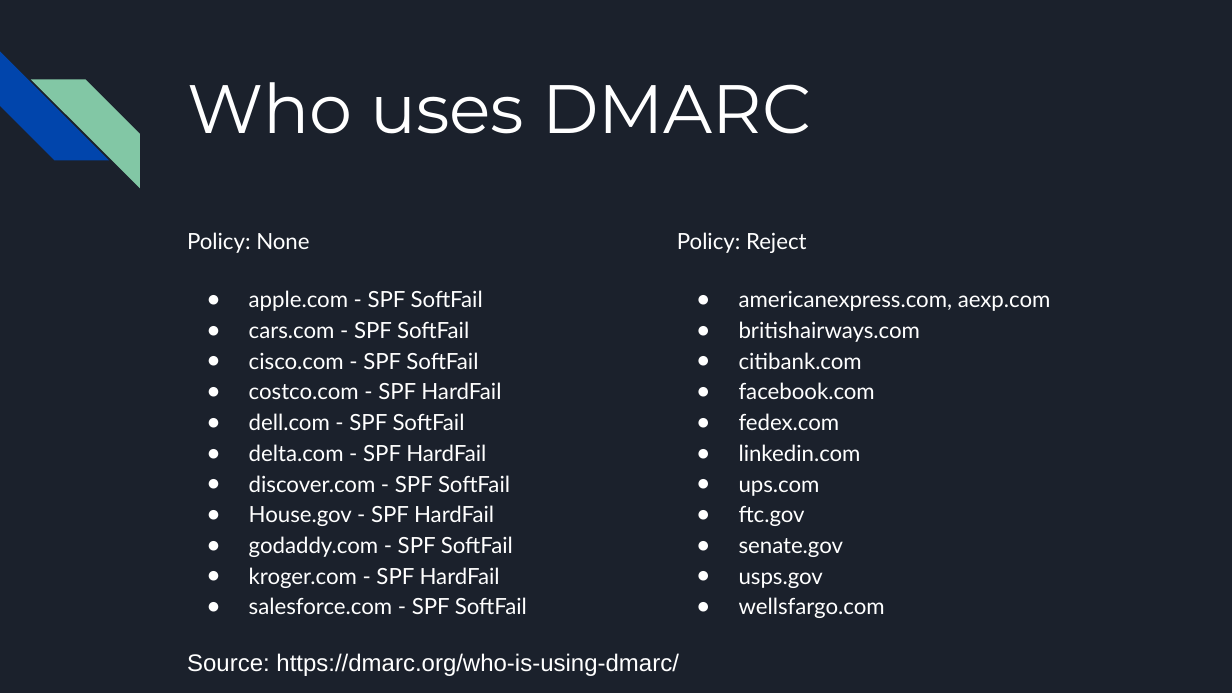
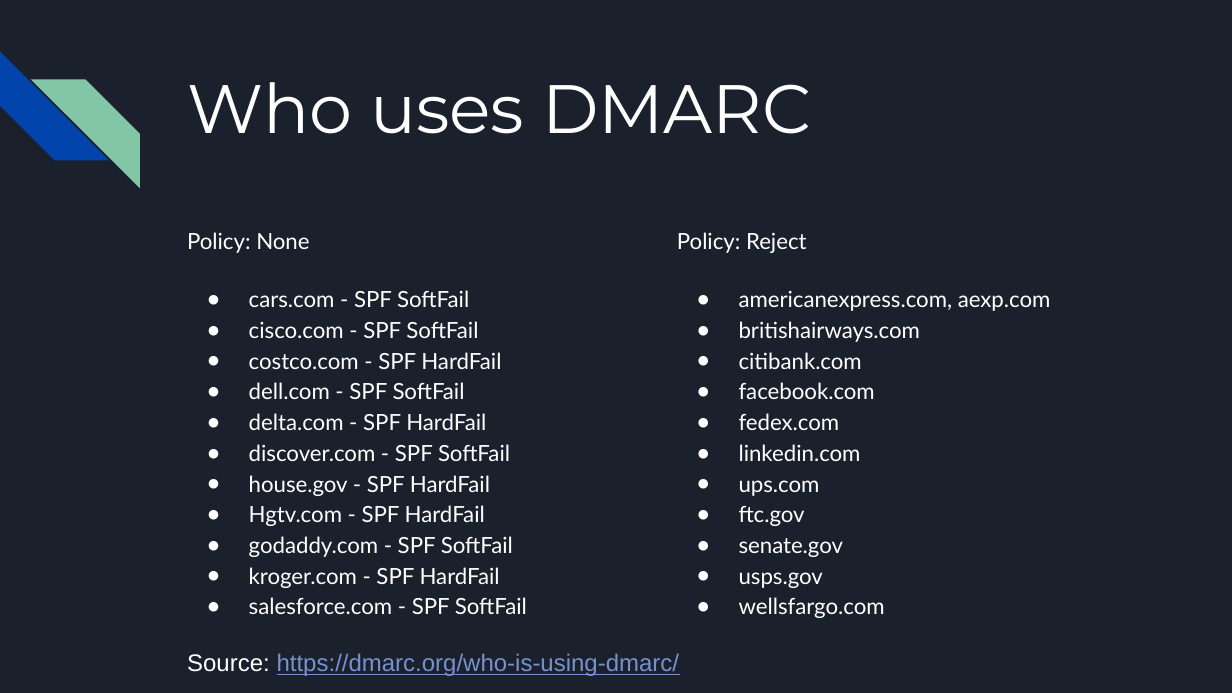
Before and after one commit to wesleykirkland/PowerShell-Email-Security, a slide deck: slide 11 of Presentation/Email Security.pptx (slide 8 before the commit). Drawn at 1232x693 pixels with LibreOffice and Linux fonts; fonts in the diff are those of the drawing. Boxes give left, top, right and bottom in pixels: in the first picture for what was removed or moved away, otherwise in the second. Text is boxed around its words. In the diff, an @@ line names an element or a change of style, - is before the commit and + after.

```diff
--- a/Presentation/Email Security.pptx
+++ b/Presentation/Email Security.pptx
@@ text at (249, 290, 483, 311): paragraph removed @@
-● apple.com - SPF SoftFail
@@ text at (249, 290, 469, 307): more space between paragraphs @@
@@ text at (249, 475, 490, 526): text changed @@
-● House.gov - SPF HardFail
+● house.gov - SPF HardFail
+● Hgtv.com - SPF HardFail
@@ text "Source: https://dmarc.org/who-is-using-dmarc/" at (187, 653, 679, 676): text colour #FFFFFF to #7890CD, underline on in "https://dmarc.org/who-is-using-dmarc/" @@
```
Also in this commit, not shown: 10 other slides changed, 4 slides added.
